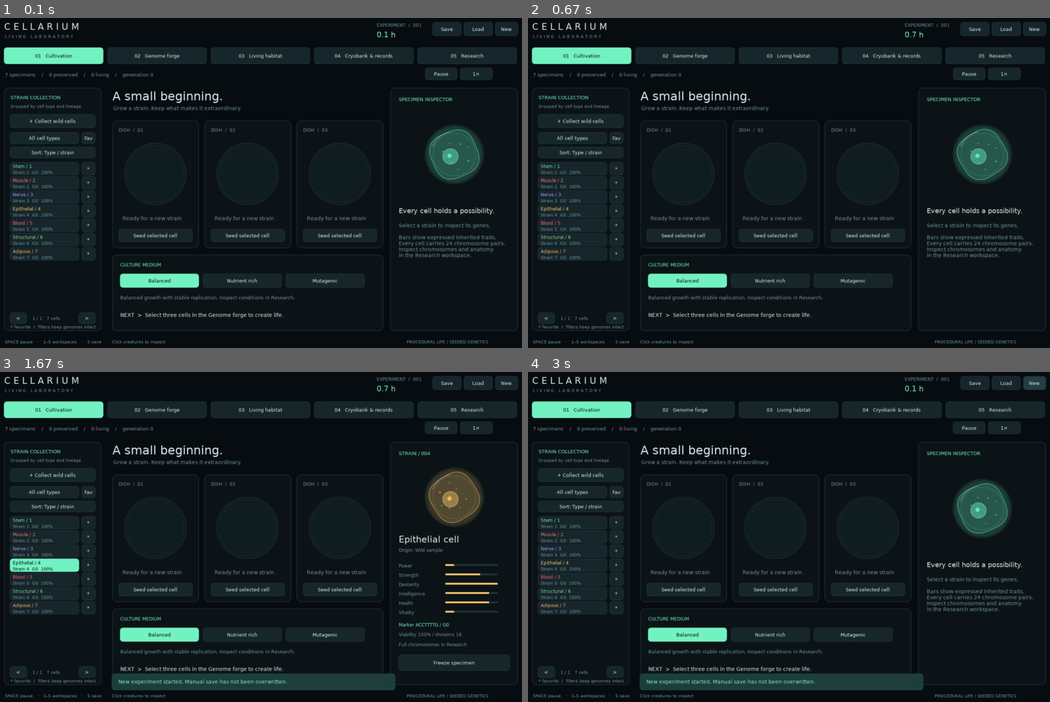
Above: before the commit, frames 1-4 (two rows, left to right).
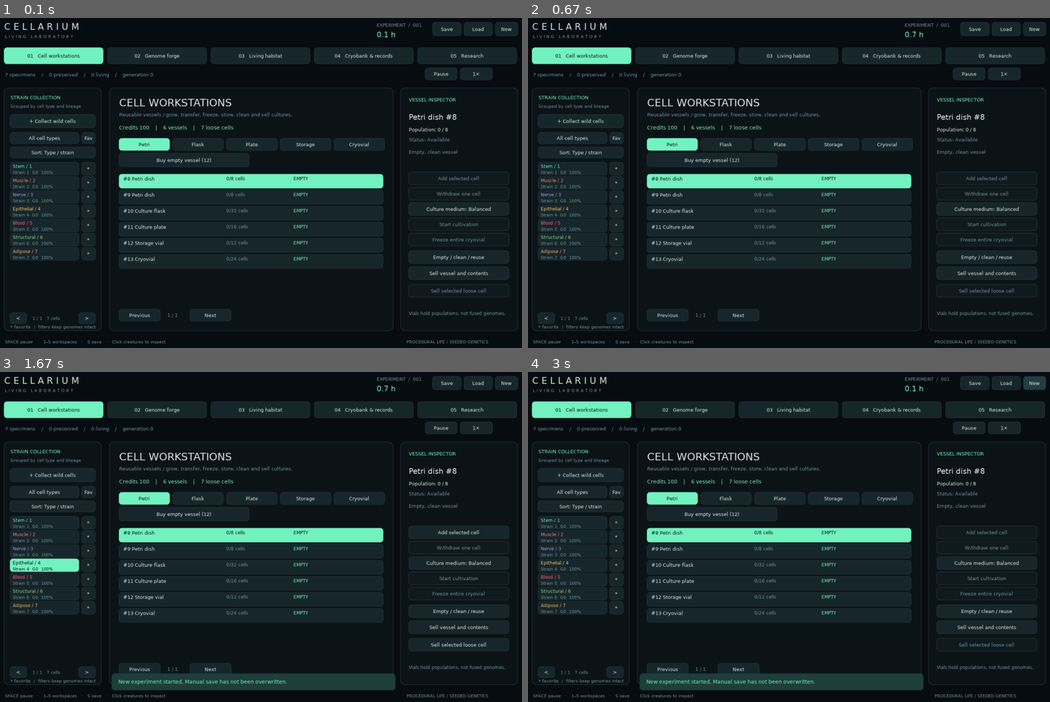
Above: after the commit, the same moments.

Repository: markchpaman10/cellarium
Game: LÖVE game, started from main.lua
Two runs of this game, one before a commit and one after it. Both use one fixed random seed, a clock stepped at 60 frames per second and the inputs below.
Inputs (mouse positions are in pixels of both pictures, inside the frame that each line leads up to):
- Up to frame 1 (0.1 s): no input
- Up to frame 2 (0.67 s): no input
- Up to frame 3 (1.67 s): click "New" at 0.93 s; click (41, 537) at 1.27 s; click (41, 566) at 1.6 s
- Up to frame 4 (3 s): click (569, 523) at 1.93 s; click (569, 550) at 2.27 s; click (569, 566) at 2.6 s; click "New" at 2.93 s

The runs differ from the first frame. In frame 1, 11% of the frame differs, in the area x 5-98%, y 10-95%; in frame 2, 11%; in frame 3, 12%; in frame 4, 11%.

Commit message:
Replace first tab with vessel workstation UI, keep genome forge and existing research

Diff:
--- a/main.lua
+++ b/main.lua
@@ -1,5 +1,5 @@
 local B=require('biology');local Habi=require('habitat');local Units=require('units');local Library=require('cell_library');local Forge=require('forge_ui');local HabitatView=require('habitat_view')
-local G=require('genome');local R=require('rendering');local U=require('research');local S=require('persistence')
+local G=require('genome');local R=require('rendering');local U=require('research');local S=require('persistence');local V=require('vessels');local VesselUI=require('vessel_ui')
 local s,tab,selected,donors,medium,environment,speed,paused,notice,toastTime
 local buttons,fonts={},{}
 local W,H=1440,900
@@ -37,7 +37,7 @@
 local function save() local ok,why=S.save(s);msg(ok and 'Experiment saved with canonical genomes and anatomy.' or ('Save failed: '..tostring(why))) end
 local function loadSave()
  local raw=love.filesystem.read('experiment.lua');if not raw then return false end
- local data,why=S.decode(raw,B);if data then s=data;donors={};selected=nil;environment=s.habitat.environment;msg('Experiment restored.');return true end
+ local data,why=S.decode(raw,B);if data then s=data;V.ensure(s);donors={};selected=nil;environment=s.habitat.environment;msg('Experiment restored.');return true end
  msg('Save could not load: '..tostring(why));return false
 end
 function love.load()
@@ -45,7 +45,7 @@
  for _,a in ipairs(arg or {}) do if a=='--test' then local ok,result=pcall(require('tests'),B);local f=io.open(love.filesystem.getSource()..'/test-results.txt','w');if f then f:write(ok and result or tostring(result));f:close() end;love.event.quit(ok and 0 or 1);return end end
  for _,n in ipairs({11,12,13,14,16,18,20,24,28,32,40}) do fonts[n]=love.graphics.newFont(n) end
  R.init();love.graphics.setBackgroundColor(C.bg);s=B.new();B.collect(s);tab=1;donors={};medium=1;environment=1;speed=1;paused=false;toastTime=0
- B.log(s,'New experiment. Select a strain to begin cultivation. Load restores a manual save.')
+ V.ensure(s);B.log(s,'New experiment. Select a strain to begin cultivation. Load restores a manual save.')
  for _,a in ipairs(arg or {}) do
   if a=='--ui-test' then uiTest=true;developmentRun=true;s=B.new(34);B.collect(s);toastTime=0 end
   if a:find('smoke') then smoke=true;developmentRun=true;toastTime=0;s=B.new(42);B.collect(s)
@@ -88,8 +88,8 @@
  text('C E L L A R I U M',32,23,24);text('L I V I N G   L A B O R A T O R Y',34,57,11,C.muted)
  text('EXPERIMENT  /  001',1030,26,12,C.muted);text(string.format('%.1f h',s.time),1030,47,20,C.mint)
  button('Save',1180,26,76,36,save);button('Load',1264,26,76,36,function() if not loadSave() then msg('No saved experiment yet.') end end)
- button('New',1348,26,60,36,function() s=B.new();B.collect(s);tab=1;selected=nil;donors={};Library.fil …(190 unchanged characters)…
- local names={'01   Cultivation','02   Genome forge','03   Living habitat','04   Cryobank & records','05   Research'}
+ button('New',1348,26,60,36,function() s=B.new();B.collect(s);V.ensure(s);tab=1;selected=nil;donors={};Library.fil …(190 unchanged characters)…
+ local names={'01   Cell workstations','02   Genome forge','03   Living habitat','04   Cryobank & records','05   Research'}
  for i,n in ipairs(names) do button(n,32+(i-1)*277,94,265,43,function() tab=i;selected=nil end,tab==i) end
  local alive=0;for _,o in ipairs(s.organisms) do if o.alive then alive=alive+1 end end
  text(#s.cells..' specimens    /    '..#s.frozen..' preserved    /    '..alive..' living    /    generation '..s.generation,34,158,13,C.muted)
@@ -101,28 +101,9 @@
 end
 local function cultivation()
  library(32,202,260,650)
- text('A small beginning.',322,205,32);text('Grow a strain. Keep what makes it extraordinary.',324,248,14,C.muted)
- for i=1,3 do local x=322+(i-1)*247;panel(x,290,231,340);local d=s.dishes[i]
-  text('DISH  /  0'..i,x+17,307,12,C.muted)
-  local cx,cy=x+115,432;ring(cx,cy,82,{.35,.65,.65},.3);ring(cx,cy,77,{.35,.65,.65},.2);col({.1,.24,.25},.25);love.graphics.circle('fill',cx,cy,76)
-  for n=1,20 do local a=n*2.399;local r=math.sqrt(n/20)*68;col(C.mint,.08);love.graphics.circle('fill',cx+math.cos(a)*r,cy+math.sin(a)*r,1.3) end
-  if d then
-   for n=1,1+math.floor(d.progress*5) do local a=n*2.4;cell(cx+math.cos(a)*(n==1 and 0 or 38),cy+math.sin(a)*(n==1 and 0 or 38),n==1 and 25 or 15,d.cell.type,d.cell.genome,s.time) end
-   text(B.types[d.cell.type]..' / '..d.cell.id,x+17,531,16);text(({'Balanced agar','Rich nutrients','Mutagenic agar'})[d.medium],x+17,557,12,C.muted)
-   col(C.line);love.graphics.rectangle('fill',x+17,583,197,4);col(C.mint);love.graphics.rectangle('fill',x+17,583,197*d.progress,4)
-   button(d.failed and 'Culture failed: see Research' or (d.progress>=1 and ('Harvest +'..d.viable..' specimens') or 'Cultivating '..math.floor(d.progress*100)..'%'),x+17,596,197,26,function() B.harvest(s,i) end,d.progress>=1,d.progress<1 or d.failed)
-  else text('Ready for a new strain',x+27,543,14,C.muted);button('Seed selected cell',x+17,580,197,34,function() if selected and s.cells[selected] then local ok,why=B.cultivate(s,selected,medium);if ok then selected=nil else msg(why) end else msg('Select a cell in the library first.') end end) end
- end
- panel(322,649,725,203);text('CULTURE MEDIUM',343,668,12,C.mint)
- for i,n in ipairs({'Balanced','Nutrient rich','Mutagenic'}) do button(n,343+(i-1)*222,700,210,36,function() medium=i end,medium==i) end
- text(({'Balanced growth with stable replication. Inspect conditions in Research.','Rich nutrients accelerate replication; resource use still limits growth.','Mutagenic medium raises allele mutation risk, including harmful changes.'})[medium],343,755,13,C.muted)
- text('NEXT  >  Select three cells in the Genome forge to create life.',343,802,14,C.text)
- panel(1067,202,341,650)
- local c=selected and s.cells[selected]
- if c then text('STRAIN / '..string.format('%03d',c.id),1089,224,13,C.mint);cell(1238,350,65,c.type,c.genome,s.time);text(B.types[c.type]..' cell',1089,448,24);text('Origin: '..c.parent,1089,484,12,C.muted);genePanel(c,1089,526)
-  button('Freeze specimen',1089,772,297,42,function() B.freeze(s,selected);selected=nil;msg('Genome preserved in the cryobank.') end)
- else text('SPECIMEN INSPECTOR',1089,224,13,C.mint);cell(1238,380,65,1,{},s.time);text('Every cell holds a possibility.',1089,520,18);text('Select a strain to inspect its genes.\n\nBars show expressed inherited traits.\nEvery cell carries 24 chromosome pairs.\nInspect chromosomes and anatomy\nin the Research workspace.',1089,562,14,C.muted) end
+ VesselUI.draw(s,{text=text,button=button,panel=panel,msg=msg,C=C,B=B,selected=selected,clearSelection=function() selected=nil end})
 end
+
 local function forge()
  library(32,202,260,650,true)
  Forge.draw(s,{text=text,button=button,panel=panel,col=col,msg=msg,C=C,B=B,selected=selected,donors=donors,cell=cell,organism=organism,finished=function() donors={};selected=nil end})
